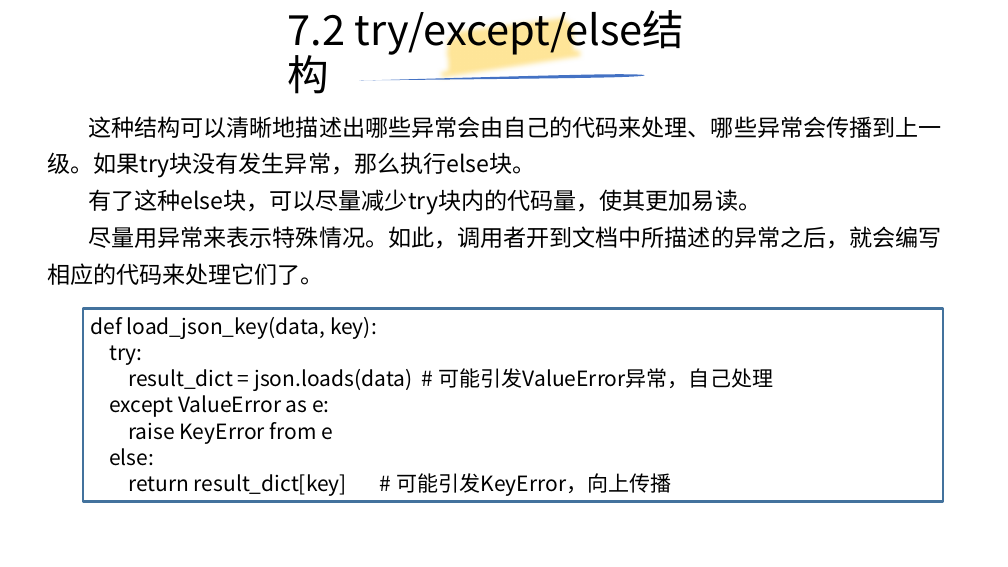
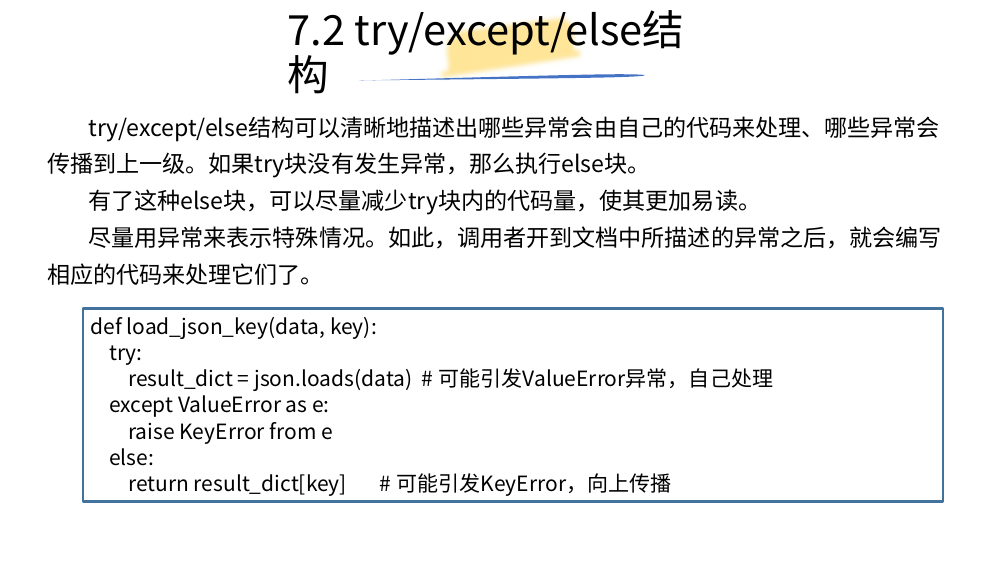
Before and after one commit to yiwenliu/CorePython, a slide deck: slide 60 of PPT/CorePython.pptx. Drawn at 1008x567 pixels with LibreOffice and Linux fonts; fonts in the diff are those of the drawing. Boxes give left, top, right and bottom in pixels: in the first picture for what was removed or moved away, otherwise in the second. Text is boxed around its words. In the diff, an @@ line names an element or a change of style, - is before the commit and + after.

```diff
--- a/PPT/CorePython.pptx
+++ b/PPT/CorePython.pptx
@@ text at (47, 116, 940, 178): text changed @@
-这种结构可以清晰地描述出哪些异常会由自己的代码来处理、哪些异常会传播到上一级。如果try块没有发生异常，那么执行else块。
+try/except/else结构可以清晰地描述出哪些异常会由自己的代码来处理、哪些异常会传播到上一级。如果try块没有发生异常，那么执行else块。
```
Also in this commit, not shown: 2 other slides changed, 3 slides added, 2 other files.
